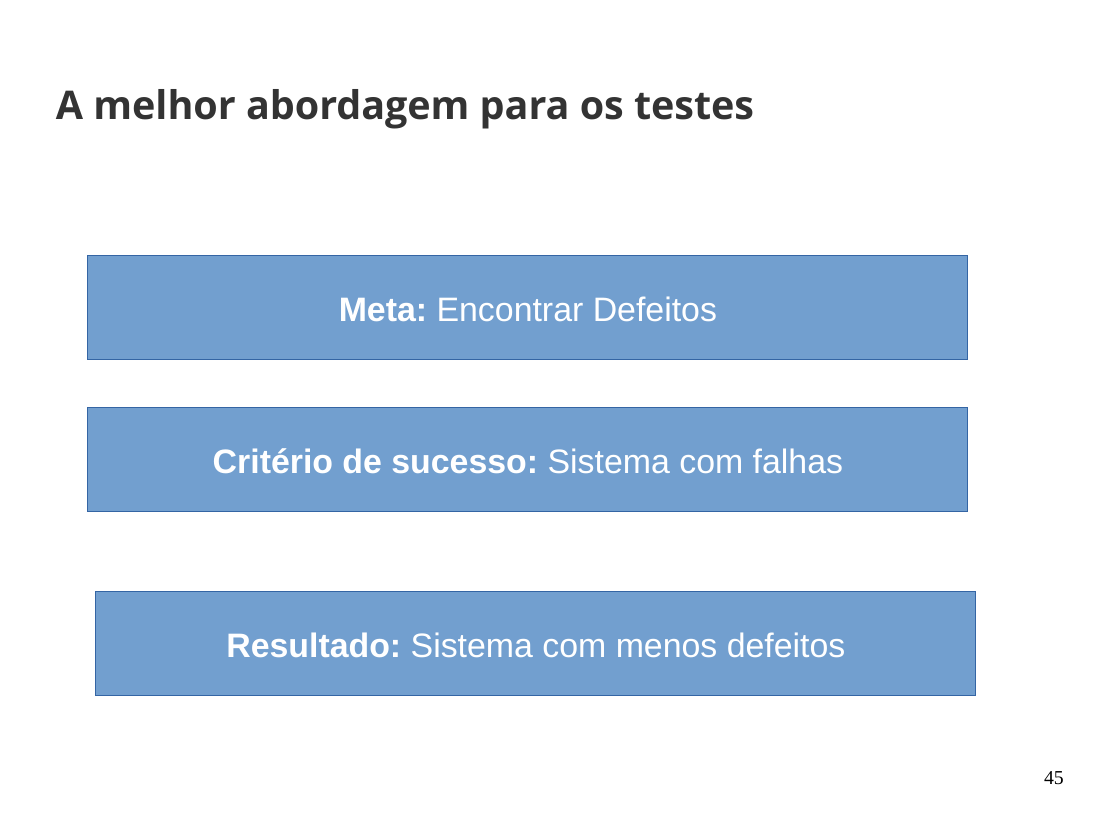
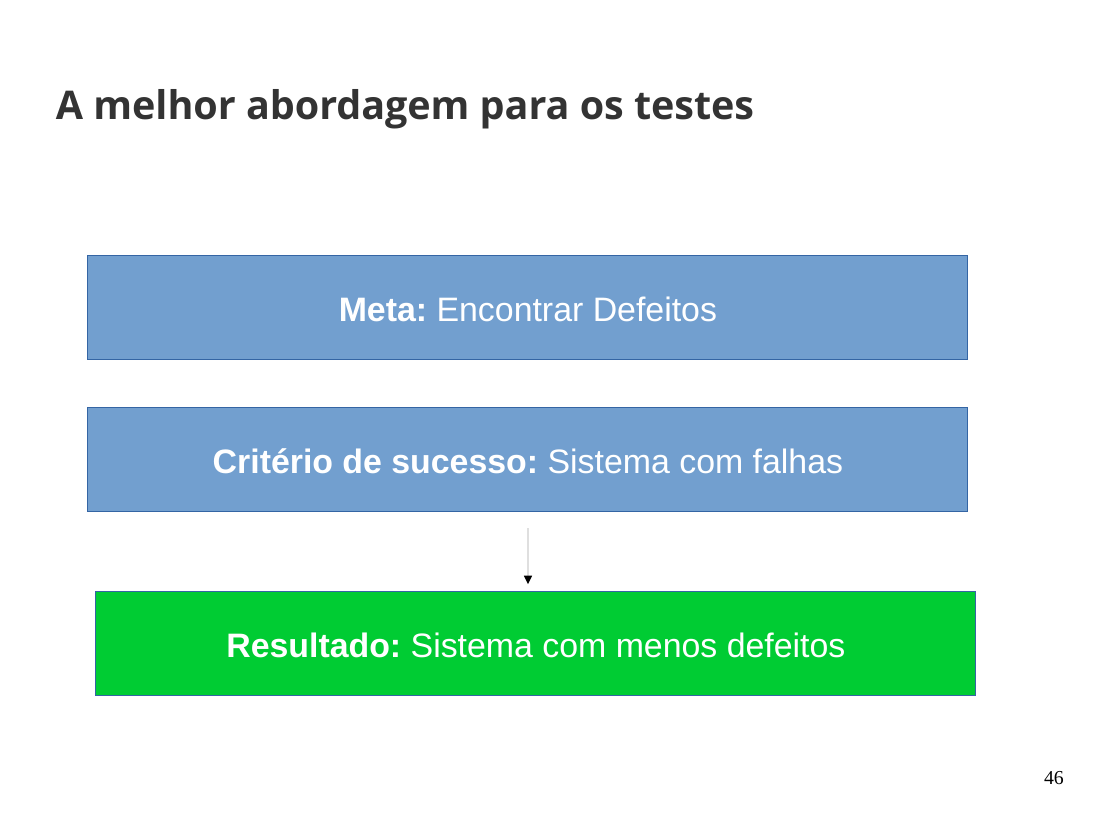
Before and after one commit to joaohelio/eng_de_software, a slide deck: slide 46 of Aulas/20170429/aula_2.odp (slide 45 before the commit). Drawn at 1120x840 pixels with LibreOffice and Linux fonts; fonts in the diff are those of the drawing; background and template pictures are left out. Boxes give left, top, right and bottom in pixels: in the first picture for what was removed or moved away, otherwise in the second. Text is boxed around its words. In the diff, an @@ line names an element or a change of style, - is before the commit and + after.

```diff
--- a/Aulas/20170429/aula_2.odp
+++ b/Aulas/20170429/aula_2.odp
@@ arrow added from (528, 528) to (528, 584), #000000 0 pt @@
@@ rectangle "Resultado: Sistema com menos defeitos" at (96, 593, 976, 696): fill #729FCF to #00CC33 @@
@@ page number at (1044, 771, 1064, 785): text changed @@
-45
+46
```
Also in this commit, not shown: 14 other slides changed, 8 slides added.
